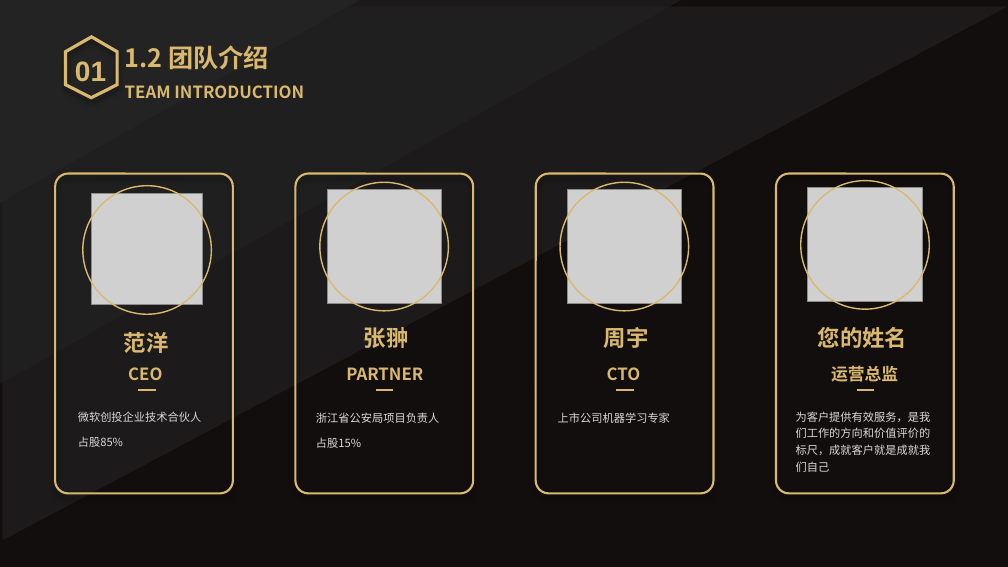
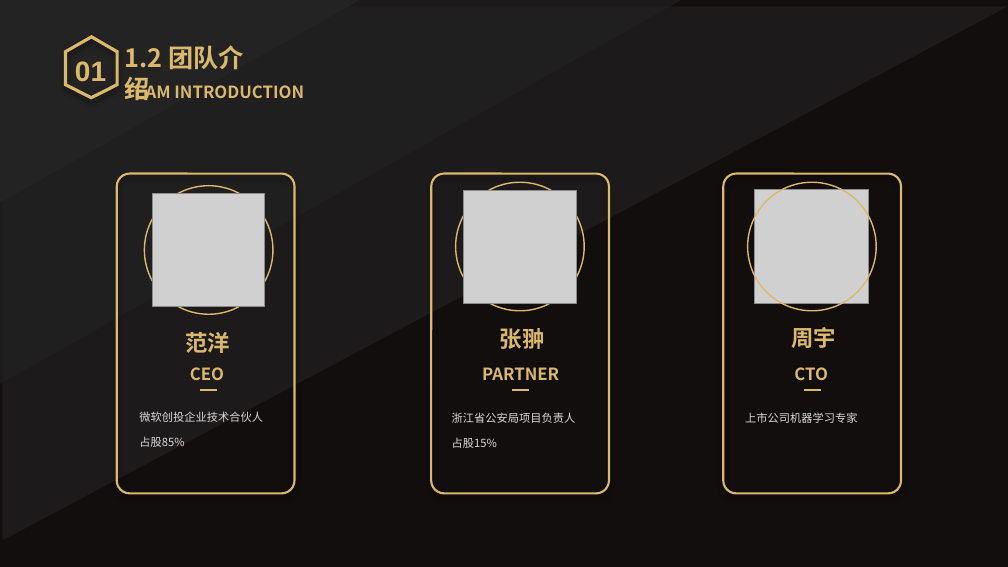
Before and after one commit to Reed942/Ai-Music, a slide deck: slide 4 of Documents/产品文档/产品需求文档/人工智能编曲.pptx. Drawn at 1008x567 pixels with LibreOffice and Linux fonts; fonts in the diff are those of the drawing; grey boxes stand for pictures. Boxes give left, top, right and bottom in pixels: in the first picture for what was removed or moved away, otherwise in the second. Text is boxed around its words. In the diff, an @@ line names an element or a change of style, - is before the commit and + after.

```diff
--- a/Documents/产品文档/产品需求文档/人工智能编曲.pptx
+++ b/Documents/产品文档/产品需求文档/人工智能编曲.pptx
@@ text "1.2 团队介绍" rewrapped from [125, 45, 269, 70] to [125, 45, 244, 100] @@
@@ rounded rectangle removed at [295, 173, 473, 493] @@
@@ rounded rectangle: place and size @@
-rounded rectangle at [776, 173, 954, 493]
+rounded rectangle at [724, 173, 901, 493]
@@ picture removed at [92, 194, 203, 304] @@
@@ picture added at [152, 194, 264, 305] @@
@@ ellipse removed at [320, 182, 449, 311] @@
@@ picture removed at [328, 190, 442, 303] @@
@@ picture added at [464, 191, 577, 303] @@
@@ ellipse: place and size @@
-ellipse at [800, 180, 929, 309]
+ellipse at [748, 182, 877, 311]
@@ picture removed at [808, 187, 922, 301] @@
@@ 3 texts: place and size @@
-3 texts at [316, 327, 440, 448]
+3 texts at [452, 328, 576, 448]
@@ text removed at [818, 327, 907, 348] @@
-您的姓名
@@ 2 texts, 1 picture: place and size @@
-2 texts, 1 picture at [568, 190, 681, 380]
+2 texts, 1 picture at [755, 190, 869, 380]
@@ text removed at [831, 366, 898, 382] @@
-运营总监
@@ 3 texts, 1 rounded rectangle, 1 ellipse, 1 line: place and size @@
-3 texts, 1 rounded rectangle, 1 ellipse, 1 line at [55, 173, 233, 493]
+3 texts, 1 rounded rectangle, 1 ellipse, 1 line at [117, 173, 294, 493]
@@ line removed from (376, 390) to (393, 390) @@
@@ 1 rounded rectangle, 1 ellipse, 1 line: place and size @@
-1 rounded rectangle, 1 ellipse, 1 line at [535, 173, 713, 493]
+1 rounded rectangle, 1 ellipse, 1 line at [431, 173, 609, 493]
@@ text "上市公司机器学习专家": place and size @@
-text "上市公司机器学习专家" at [558, 412, 670, 423]
+text "上市公司机器学习专家" at [745, 412, 857, 423]
@@ text removed at [796, 411, 931, 472] @@
-为客户提供有效服务，是我们工作的方向和价值评价的标尺，成就客户就是成就我们自己
@@ line moved from (857, 390) - (874, 390) to (804, 390) - (822, 390) @@
```
Also in this commit, not shown: 8 other slides changed, 1 slide added.
